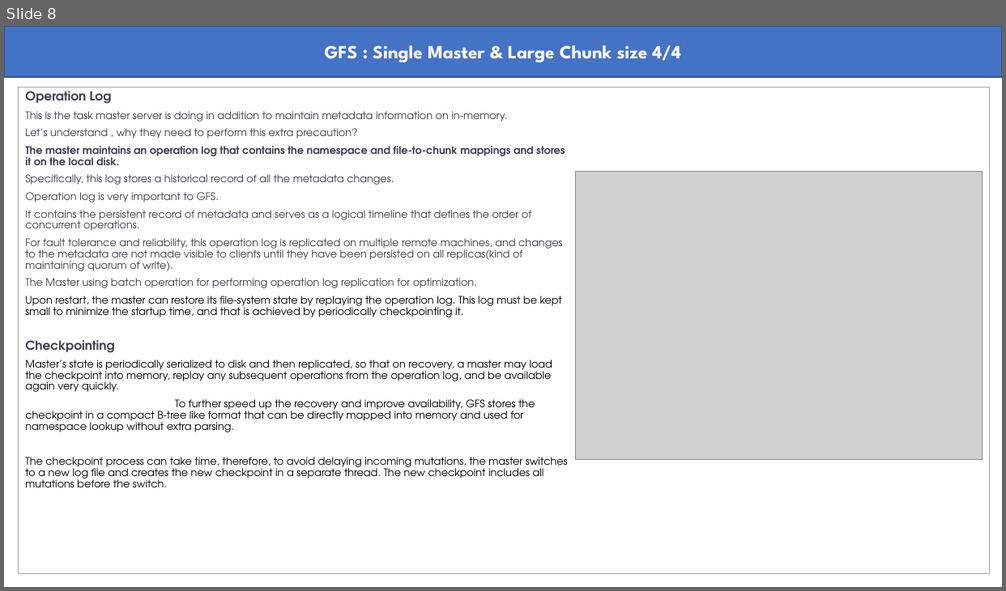
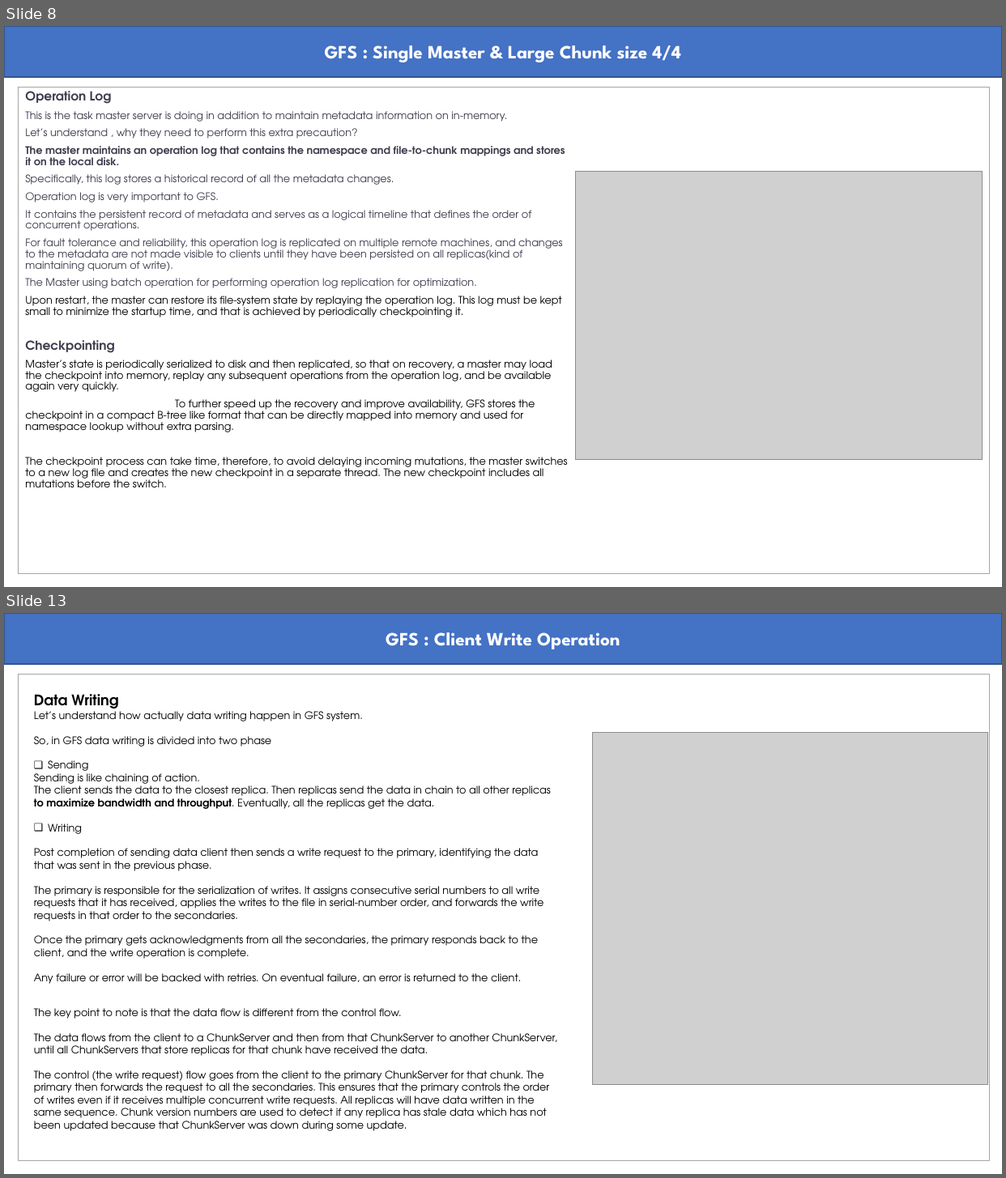
Before and after one commit to abmishra1234/Advanced-System-Design, a slide deck: GFS.pptx. Shown one above the other, each under a label of ours: slide 8 before the commit, slides 8 and 13 after it; the slides between them are not shown. The pictures are 1006x591 and 1006x1178 pixels, drawn with LibreOffice and Linux fonts; fonts in the diff are those of the drawing; grey boxes stand for pictures. Boxes give left, top, right and bottom in pixels: in the first picture for what was removed or moved away, otherwise in the second. Text is boxed around its words. In the diff, an @@ line names an element or a change of style, - is before the commit and + after.

```diff
--- a/GFS.pptx
+++ b/GFS.pptx
@@ slide 13 added at (4,613,1002,1174), background #FFFFFF @@
@@ rectangle added at (4,613,1002,664), fill #4472C4, outline #325491 1 pt, 18 pt, text #FFFFFF, bold @@
+GFS : Client Write Operation
@@ rectangle added at (19,674,990,1161), outline #A5A5A5 0.75 pt @@
@@ text added at (34,694,557,1131), 10 pt, text #000000 @@
+Data Writing
+Let’s understand how actually data writing happen in GFS system.
+So, in GFS data writing is divided into two phase
+❑ Sending
+Sending is like chaining of action.
+The client sends the data to the closest replica. Then replicas send the data in chain to all other replicas to maximize bandwidth and throughput. Eventually, all the replicas get the data.
+❑ Writing
+Post completion of sending data client then sends a write request to the primary, identifying the data that was sent in the previous phase.
+The primary is responsible for the serialization of writes. It assigns consecutive serial numbers to all write requests that it has received, applies the writes to the file in serial-number order, and forwards the write requests in that order to the secondaries.
+Once the primary gets acknowledgments from all the secondaries, the primary responds back to the client, and the write operation is complete.
+Any failure or error will be backed with retries. On eventual failure, an error is returned to the client.
+The key point to note is that the data flow is different from the control flow.
+The data flows from the client to a ChunkServer and then from that ChunkServer to another ChunkServer, until all ChunkServers that store replicas for that chunk have received the data.
+The control (the write request) flow goes from the client to the primary ChunkServer for that chunk. The primary then forwards the request to all the secondaries. This ensures that the primary controls the order of writes even if it receives multiple concurrent write requests. All replicas will have data written in the same sequence. Chunk version numbers are used to detect if any replica has stale data which has not been updated because that ChunkServer was down during some update.
@@ picture added at (593,733,988,1085) @@
```
Also in this commit, not shown: 1 slide changed, 4 other slides added.
